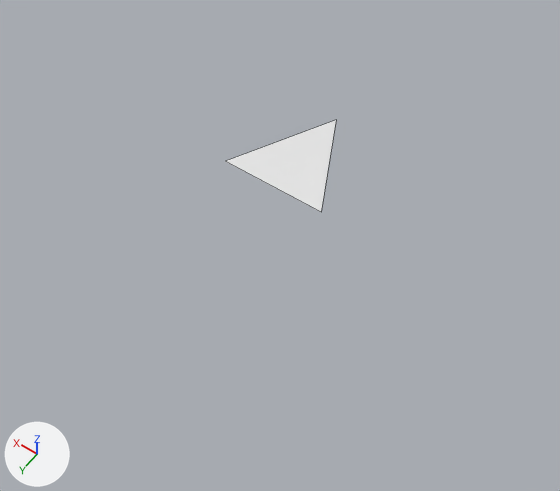
One commit to the Blender file src/audio_visual/accel/blender/pyramid.blend: the scene before it, then after it.
Both versions are drawn from a 50 mm camera at (-5.3, 7.18, 10.77) aimed at (-0.27, 0.14, -0.3). Lighting does not change. The marker at lower left points along +X, +Y and +Z. Mesh edges are drawn as thin lines.

Before the edit, the objects in view are built like this:
```python
me_plane = bpy.data.meshes.new('Plane')
me_plane.from_pydata([(0.0, -1.0, 0.0), (-1.0, 1.0, 0.0), (1.0, 1.0, 0.0)], [], [(0, 2, 1)])
ob_plane = bpy.data.objects.new('Plane', me_plane)
ob_plane.location = (0.0, -1.0, 1.0)
```
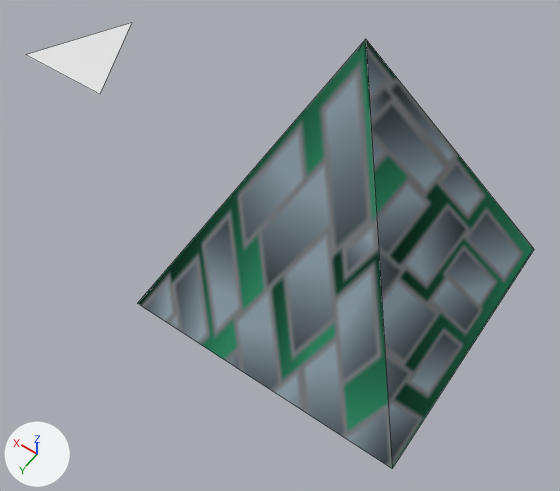
Commit message: Work more on pyramid blender thing

The change, as a list of edits to the scene's bpy script:
```text
Add img_arthouse_bricks_bmp:
    img_arthouse_bricks_bmp = load_image('arthouse_bricks.bmp', '../../../../assets/walls/arthouse_bricks.bmp', 64, 64, 'sRGB')
Add mat_material_001:
    mat_material_001 = diffuse_material('Material.001')
    mat_material_001.texture = img_arthouse_bricks_bmp
    mat_material_001.roughness = 0.5
Add me_cube:
    me_cube.from_pydata(...)  # 5 vertices, 5 faces; spans x -1.0..1.0, y -1.0..1.0, z -1.0..1.0
    me_cube.materials.append(mat_material_001)  # picture img_arthouse_bricks_bmp
Change ob_plane:
    ob_plane.location: (0.0, -1.0, 1.0) -> (5.0, -1.0, 1.0)
Add ob_cube:
    ob_cube = bpy.data.objects.new('Cube', me_cube)
    ob_cube.location = (-0.99, -0.95, 1.0)
    ob_cube.scale = (2.87, 2.87, 2.87)
```

What differs and where, as boxes (x1, y1, x2, y2) in the pictures (560 x 491 px):
'Cube', added: after (137, 39, 534, 468)
'Plane', moved: before (226, 120, 336, 212); after (26, 23, 132, 94)
